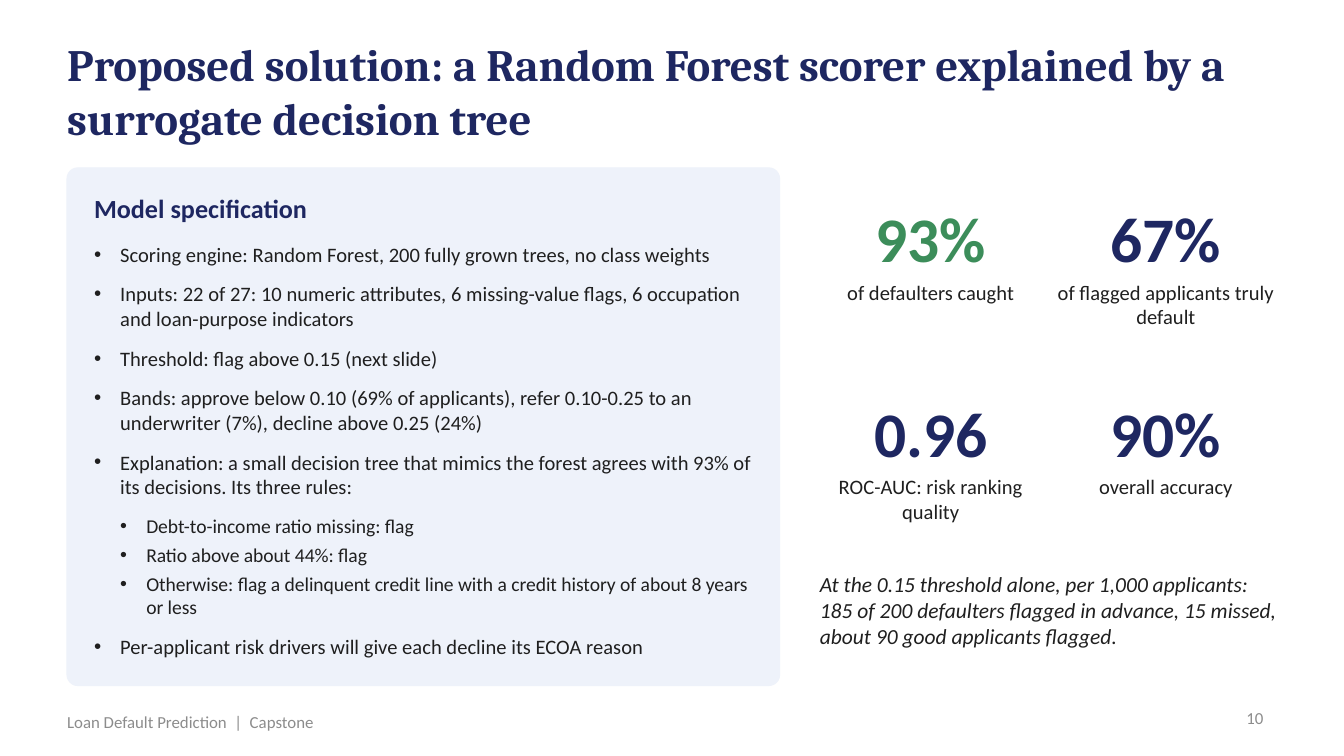
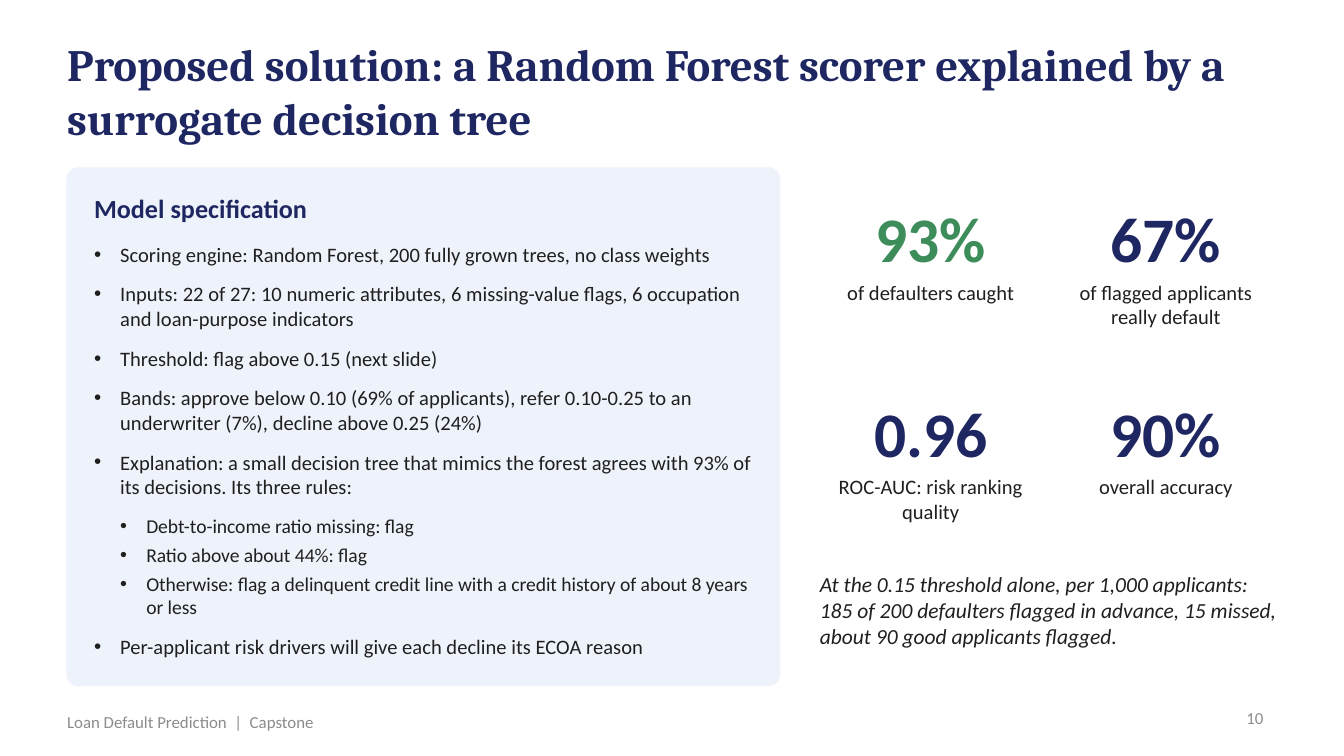
Before and after one commit to shubham1891/Personal-code, a slide deck: slide 10 of presentation/Loan_Default_Prediction_Presentation.pptx. Drawn at 1344x756 pixels with LibreOffice and Linux fonts; fonts in the diff are those of the drawing. Boxes give left, top, right and bottom in pixels: in the first picture for what was removed or moved away, otherwise in the second. Text is boxed around its words. In the diff, an @@ line names an element or a change of style, - is before the commit and + after.

```diff
--- a/presentation/Loan_Default_Prediction_Presentation.pptx
+++ b/presentation/Loan_Default_Prediction_Presentation.pptx
@@ text at (1080,285,1252,328): text changed @@
-of flagged applicants truly default
+of flagged applicants really default
```
Also in this commit, not shown: 5 other slides changed, 6 other files.
